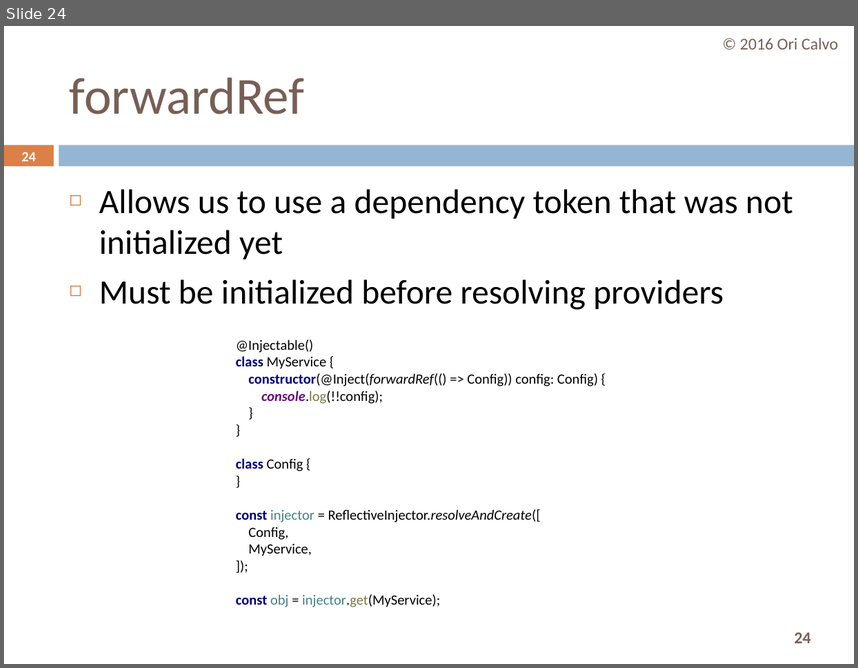
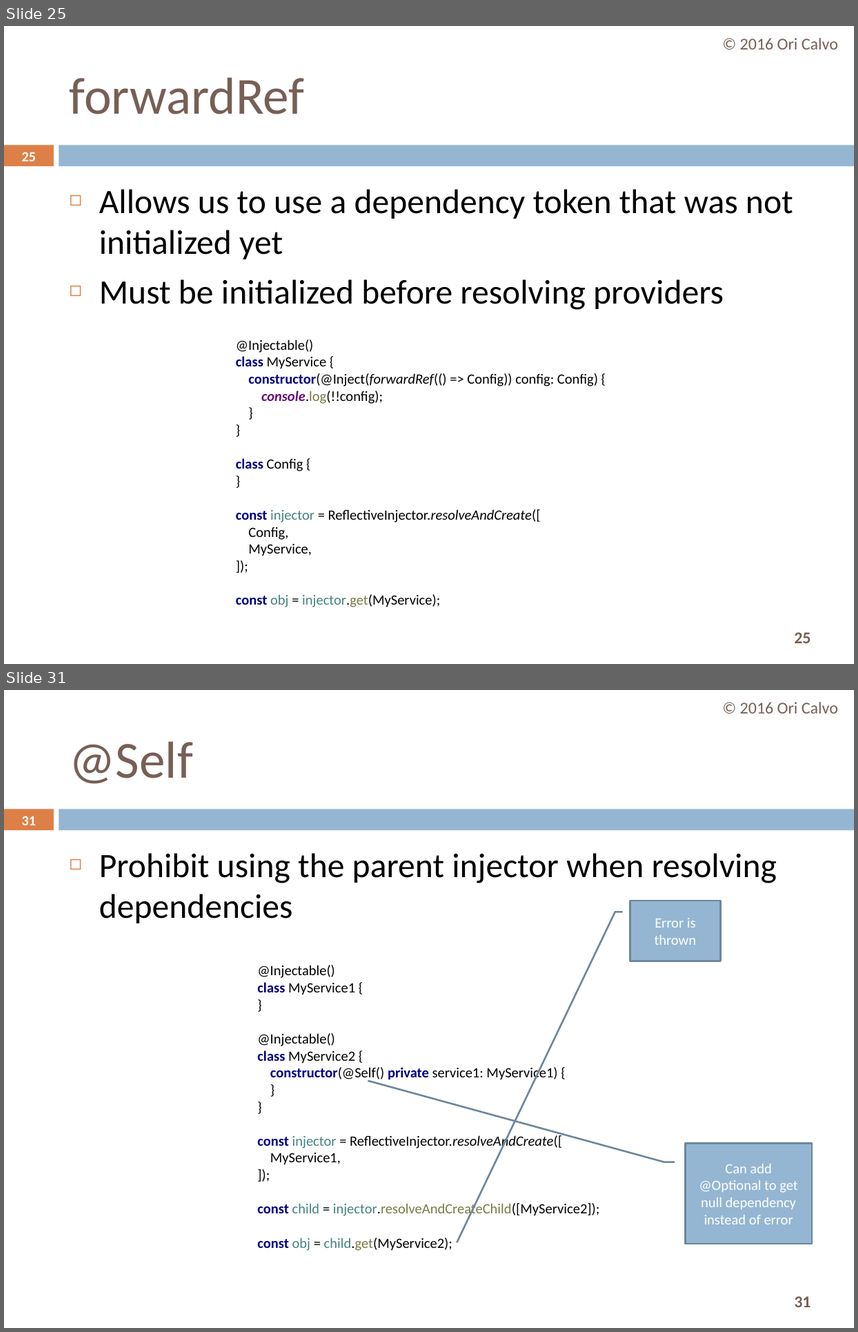
Before and after one commit to oricalvo/course-angular, a slide deck: PPTs/02 Dependency Injection.pptx. Shown one above the other, each under a label of ours: slide 24 before the commit, slides 25 and 31 after it; the slides between them are not shown. The pictures are 858x668 and 858x1332 pixels, drawn with LibreOffice and Linux fonts; fonts in the diff are those of the drawing. Boxes give left, top, right and bottom in pixels: in the first picture for what was removed or moved away, otherwise in the second. Text is boxed around its words. In the diff, an @@ line names an element or a change of style, - is before the commit and + after.

```diff
--- a/PPTs/02 Dependency Injection.pptx
+++ b/PPTs/02 Dependency Injection.pptx
@@ slide 31 added at [4, 690, 854, 1328], background #FFFFFF; not listed: 3 template elements that a slide beside it also shows @@
@@ text added at [740, 702, 838, 713], 14 pt, text #775F55 @@
+© 2016 Ori Calvo
@@ title added at [70, 741, 193, 784], 44 pt, text #775F55 @@
+@Self
@@ page number added at [22, 816, 36, 825], 11.9 pt, text #FFFFFF, bold @@
+31
@@ text added at [99, 853, 777, 923], 29 pt, text #000000 @@
+◻ Prohibit using the parent injector when resolving dependencies
@@ border callout added at [631, 901, 721, 961], fill #94B6D2, outline #6D879B 1.5 pt, 12 pt, text #FFFFFF @@
+Error is thrown
@@ text added at [257, 965, 600, 1250], 12 pt, text #000000 @@
+@Injectable()
+class MyService1 {
+}
+@Injectable()
+class MyService2 {
+constructor(@Self() private service1: MyService1) {
+}
+}
+const injector = ReflectiveInjector.resolveAndCreate([
+MyService1,
+]);
+const child = injector.resolveAndCreateChild([MyService2]);
+const obj = child.get(MyService2);
@@ border callout added at [685, 1143, 811, 1243], fill #94B6D2, outline #6D879B 1.5 pt, 12 pt, text #FFFFFF @@
+Can add @Optional to get null dependency instead of error
@@ what was slide 24 is now slide 25 @@
@@ page number at [22, 152, 36, 161]: text changed @@
-24
+25
@@ page number at [794, 632, 811, 643]: text changed @@
-24
+25
```
Also in this commit, not shown: 2 slides changed, 6 other slides added, 5 other files.
